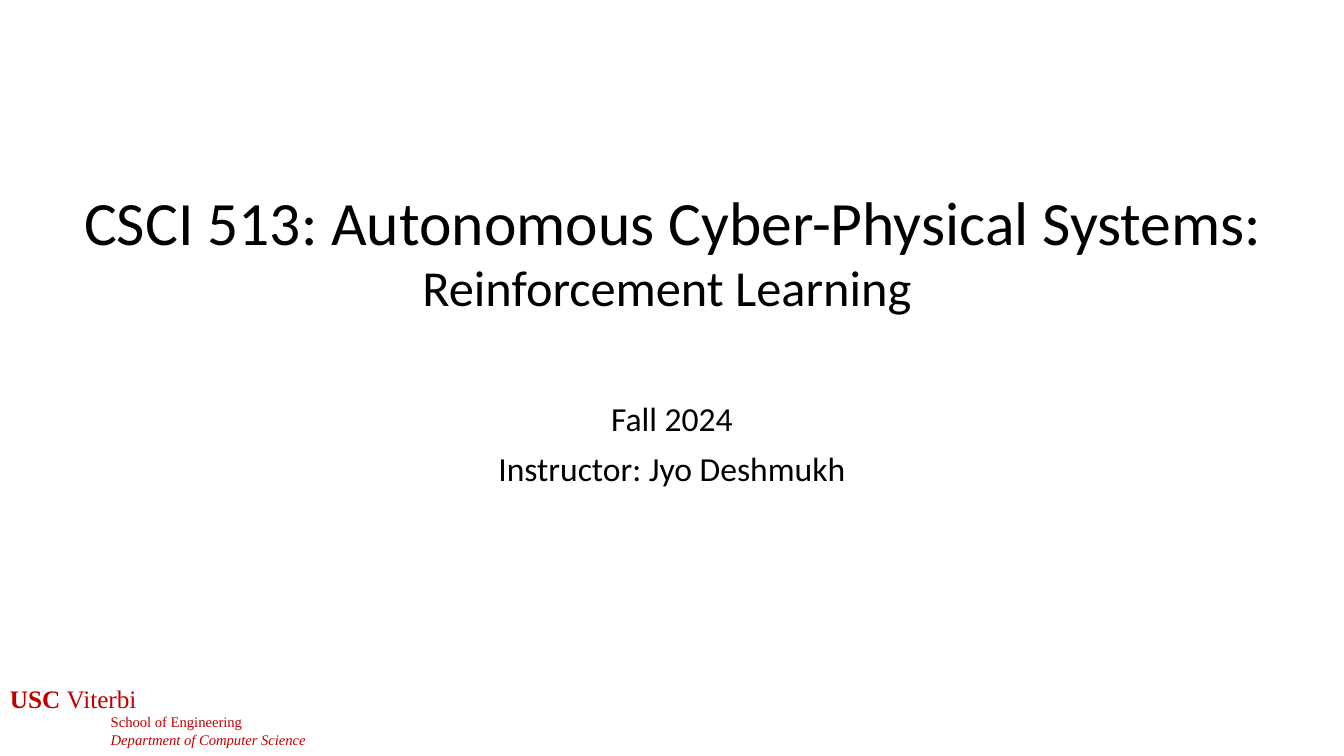
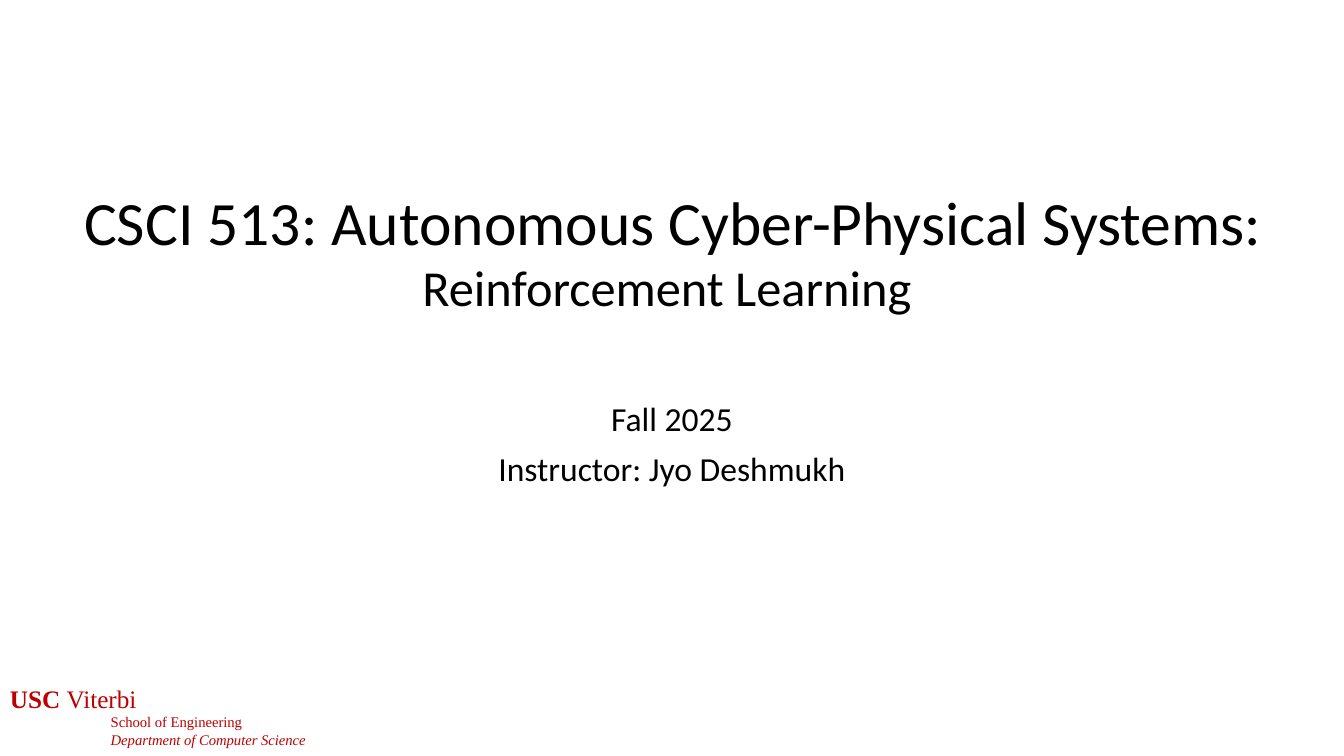
Before and after one commit to jdeshmukh/jdeshmukh.github.io, a slide deck: slide 1 of teaching/cs513-autocps-fall-2025/slides/RL.pptx. Drawn at 1344x756 pixels with LibreOffice and Linux fonts; fonts in the diff are those of the drawing. Boxes give left, top, right and bottom in pixels: in the first picture for what was removed or moved away, otherwise in the second. Text is boxed around its words. In the diff, an @@ line names an element or a change of style, - is before the commit and + after.

```diff
--- a/teaching/cs513-autocps-fall-2025/slides/RL.pptx
+++ b/teaching/cs513-autocps-fall-2025/slides/RL.pptx
@@ subtitle at [611,407,733,432]: text changed @@
-Fall 2024
+Fall 2025
```
Also in this commit, not shown: 1 other file.
